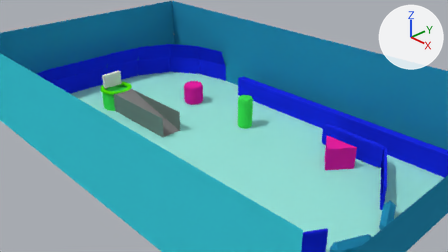
Renders of the Blender file src/models/table2.blend from each side of a commit.
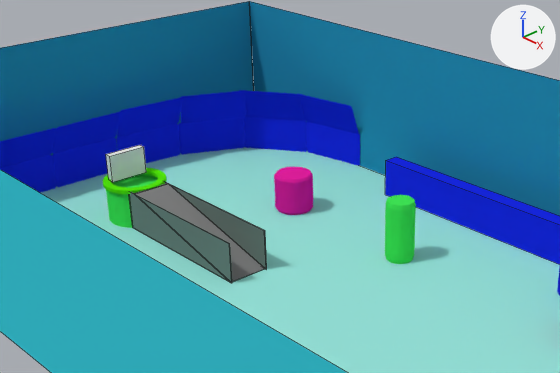
Each version appears first from the file's camera 'Camera', and next in a close-up on the part from 11% to 72% of the width and 0% to 72% of the height. Lighting does not change. The marker at upper right points along +X, +Y and +Z. The close-ups show mesh edges as thin lines.
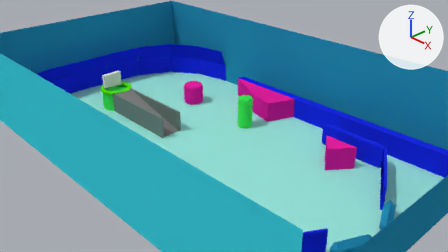
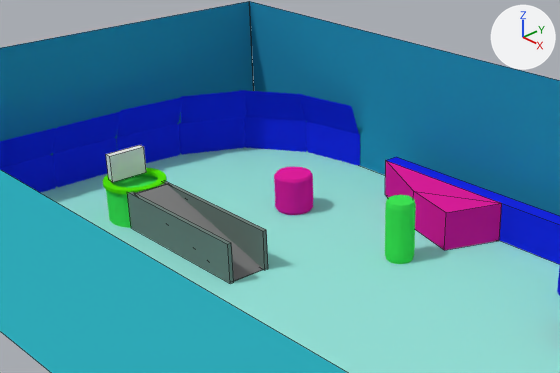
The change in detail:
Object 'Cube.015' (ob_cube_015) is rescaled from (1.0, 1.0, 1.0) to (1.0, 5.0, 1.0).
Object 'Cube.014' (ob_cube_014) is rescaled from (1.0, 1.0, 1.0) to (1.0, 5.0, 1.0).
Object 'Cylinder.007' (ob_cylinder_007) is new; it shows a copy of the mesh of ob_cylinder.
Its location is (-0.5, 2.33, 0.25).
Its rotation in degrees is (0, 0, 180).
Its scale is (2.67, 1.0, 1.0).
Object 'Cylinder.008' (ob_cylinder_008) is new; it shows a copy of the mesh of ob_cylinder.
Its location is (0.077, 2.095, 0.25).
Its rotation in degrees is (0, 0, -153).
Its scale is (1.49, 1.0, 1.0).

Where the change shows, as pixel boxes (x1, y1, x2, y2) in the close-ups (560 x 373 px):
'Cube.014', rescaled: before (129, 192, 232, 283); after (128, 192, 234, 284)
'Cylinder.008', added (pink): after (413, 191, 502, 250)
'Cube.015', rescaled: before (165, 182, 267, 269); after (164, 181, 268, 270)
'Cylinder.007', added (pink): after (385, 161, 500, 203)
